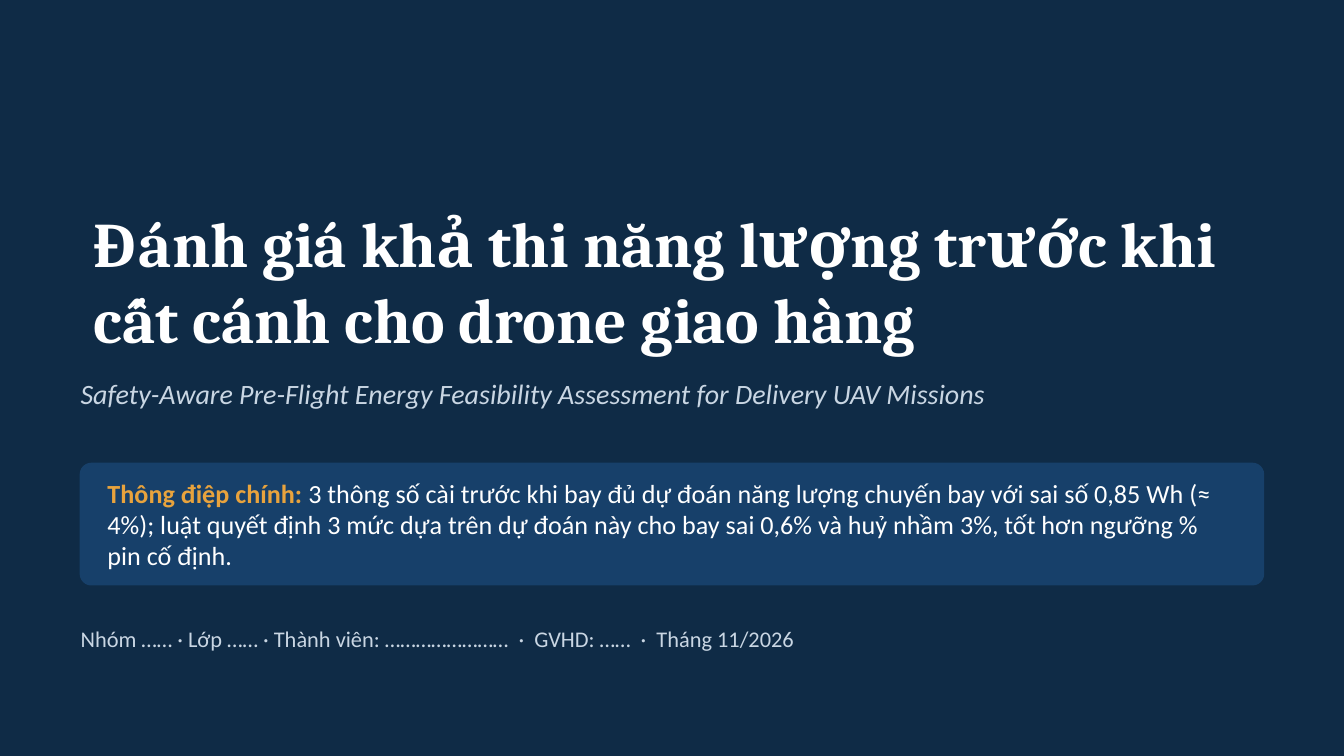
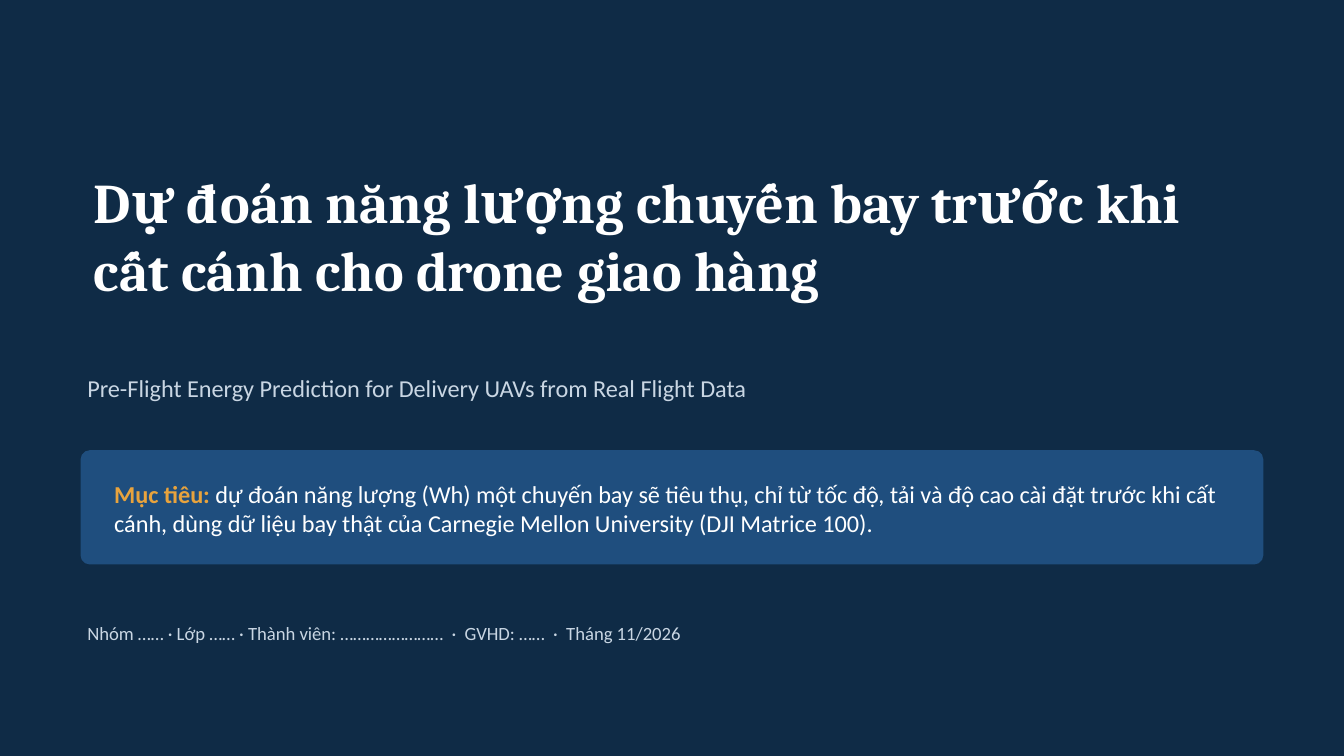
Before and after one commit to viewer22/DTA, a slide deck: slide 1 of slides/DTA301_Final_Slides.pptx. Drawn at 1344x756 pixels with LibreOffice and Linux fonts; fonts in the diff are those of the drawing. Boxes give left, top, right and bottom in pixels: in the first picture for what was removed or moved away, otherwise in the second. Text is boxed around its words. In the diff, an @@ line names an element or a change of style, - is before the commit and + after.

```diff
--- a/slides/DTA301_Final_Slides.pptx
+++ b/slides/DTA301_Final_Slides.pptx
@@ title "Dự đoán năng lượng chuyến ..." at <box>181,183,1180,303</box>: vertical alignment bottom to top @@
@@ title at <box>181,183,1180,303</box>: text changed; size 34 to 30 pt @@
-Đánh giá khả thi năng lượng trước khi cất cánh cho drone giao hàng
+Dự đoán năng lượng chuyến bay trước khi cất cánh cho drone giao hàng
@@ text at <box>87,380,746,401</box>: text changed; size 15 to 13 pt; italic off @@
-Safety-Aware Pre-Flight Energy Feasibility Assessment for Delivery UAV Missions
+Pre-Flight Energy Prediction for Delivery UAVs from Real Flight Data
@@ rounded rectangle: place and size @@
-rounded rectangle at <box>81,464,1263,585</box>
+rounded rectangle at <box>81,450,1263,564</box>
@@ rounded rectangle at <box>81,450,1263,564</box>: fill #17406A to #1F4E7E; outline #17406A 1 pt to none; proportions changed @@
@@ text at <box>114,484,1216,536</box>: text changed; size 14 to 13 pt @@
-Thông điệp chính: 3 thông số cài trước khi bay đủ dự đoán năng lượng chuyến bay với sai số 0,85 Wh (≈ 4%); luật quyết định 3 mức dựa trên dự đoán này cho bay sai 0,6% và huỷ nhầm 3%, tốt hơn ngưỡng % pin cố định.
+Mục tiêu: dự đoán năng lượng (Wh) một chuyến bay sẽ tiêu thụ, chỉ từ tốc độ, tải và độ cao cài đặt trước khi cất cánh, dùng dữ liệu bay thật của Carnegie Mellon University (DJI Matrice 100).
@@ text "Nhóm …… · Lớp …… ..." at <box>87,627,681,643</box>: size 12 to 10 pt @@
```
Also in this commit, not shown: 5 other slides changed, 4 slides added, 4 slides removed, 18 other files.
